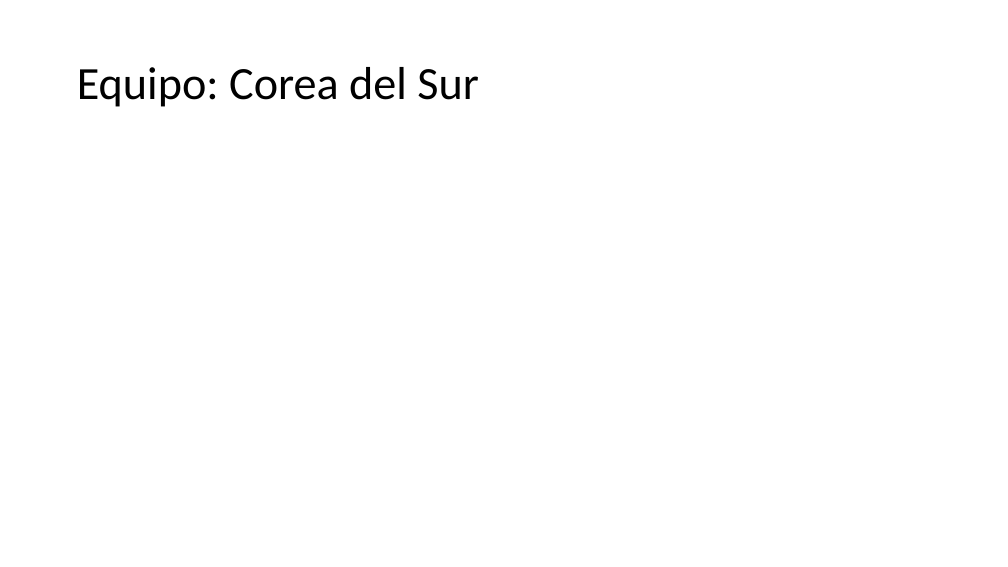
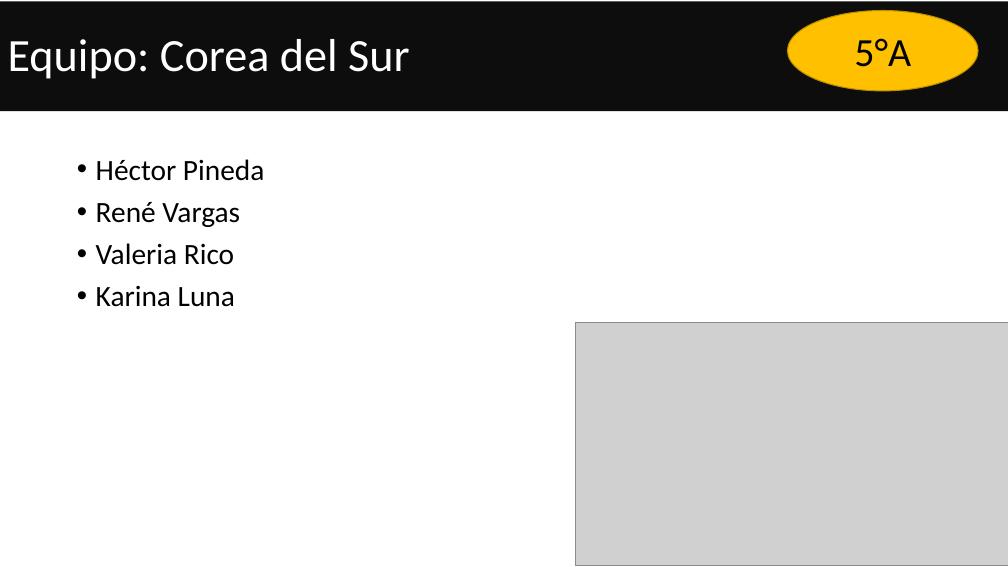
Before and after one commit to Adrifelcha/afchavez-019, a slide deck: slide 10 of JeanPiaget/2019-2020/Presentaciones/Quinto/ActividadContingencia.pptx (slide 7 before the commit). Drawn at 1008x567 pixels with LibreOffice and Linux fonts; fonts in the diff are those of the drawing; grey boxes stand for pictures. Boxes give left, top, right and bottom in pixels: in the first picture for what was removed or moved away, otherwise in the second. Text is boxed around its words. In the diff, an @@ line names an element or a change of style, - is before the commit and + after.

```diff
--- a/JeanPiaget/2019-2020/Presentaciones/Quinto/ActividadContingencia.pptx
+++ b/JeanPiaget/2019-2020/Presentaciones/Quinto/ActividadContingencia.pptx
@@ rectangle added at (0,2,1008,111), fill #0D0D0D, 44 pt, text #FFFFFF @@
+Equipo: Corea del Sur
@@ ellipse added at (788,11,979,91), fill #FFC000, outline #BD8E00 1 pt, 38 pt, text #000000 @@
+5°A
@@ text added at (96,159,264,307), 28 pt, text #000000 @@
+• Héctor Pineda
+• René Vargas
+• Valeria Rico
+• Karina Luna
@@ picture added at (575,322,1008,566) @@
```
Also in this commit, not shown: 2 other slides changed, 12 slides added, 9 slides removed, 2 other files.
